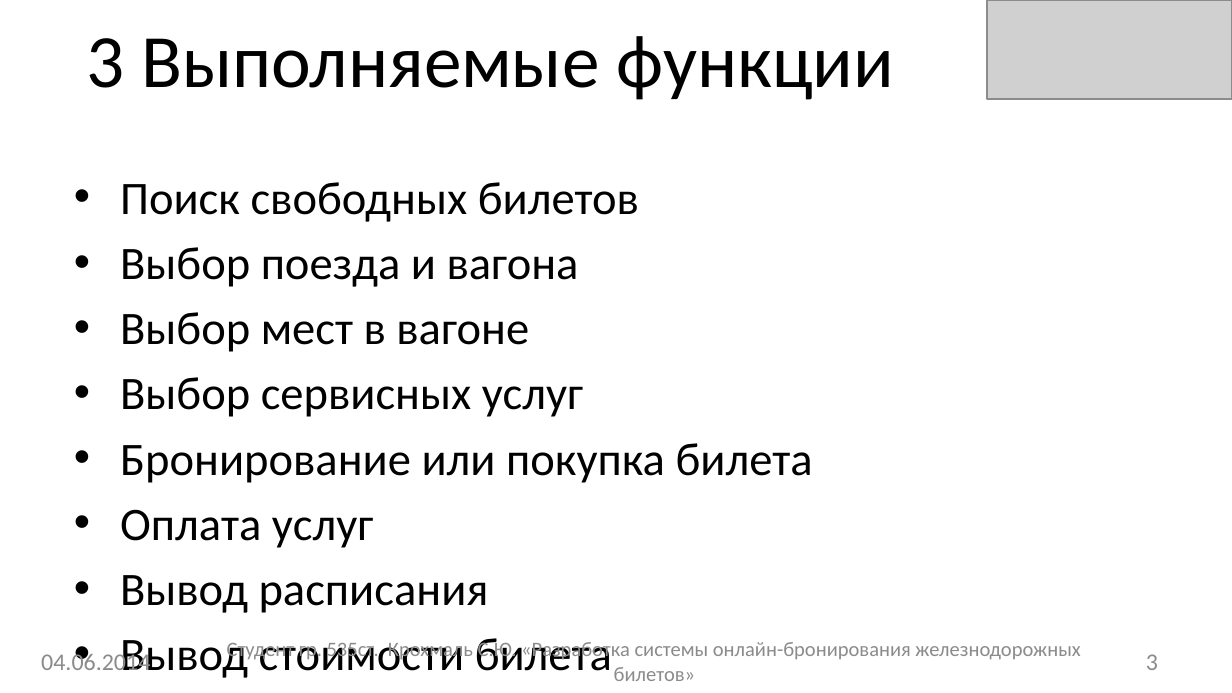
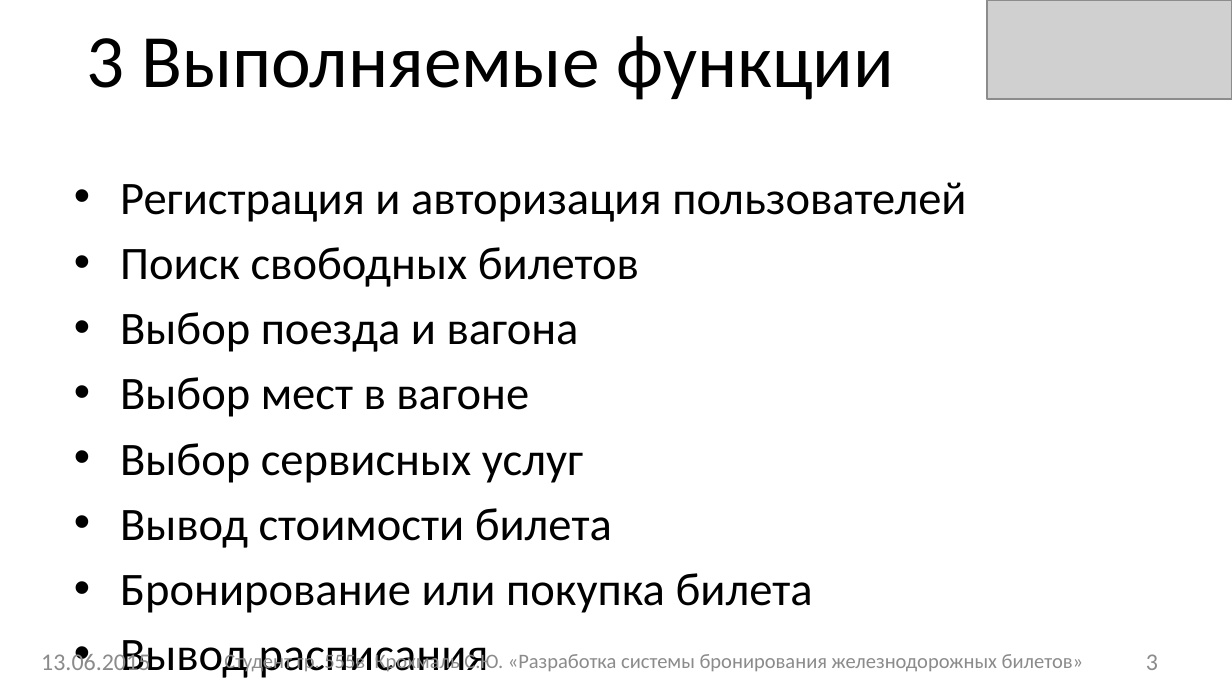
Before and after one commit to sergey-krokhmal/RailwayTicketBooking, a slide deck: slide 3 of Documentation/Презенташка.pptx. Drawn at 1232x693 pixels with LibreOffice and Linux fonts; fonts in the diff are those of the drawing; grey boxes stand for pictures. Boxes give left, top, right and bottom in pixels: in the first picture for what was removed or moved away, otherwise in the second. Text is boxed around its words. In the diff, an @@ line names an element or a change of style, - is before the commit and + after.

```diff
--- a/Documentation/Презенташка.pptx
+++ b/Documentation/Презенташка.pptx
@@ text at [120,182,966,222]: paragraph added @@
+• Регистрация и авторизация пользователей
@@ text at [120,508,612,548]: paragraph added @@
+• Вывод стоимости билета
@@ text at [120,509,373,548]: paragraph removed @@
-• Оплата услуг
@@ text at [41,649,150,670]: text changed @@
-04.06.2014
+13.06.2015
@@ text at [120,638,612,678]: paragraph removed @@
-• Вывод стоимости билета
@@ text at [224,651,1083,674]: text changed @@
-Студент гр. 535ст. Крохмаль С.Ю. «Разработка системы онлайн-бронирования железнодорожных билетов»
+Студент гр. 555в Крохмаль С.Ю. «Разработка системы бронирования железнодорожных билетов»
```
Also in this commit, not shown: 14 other slides changed, 1 slide added, 2 slides removed, 26 other files.
